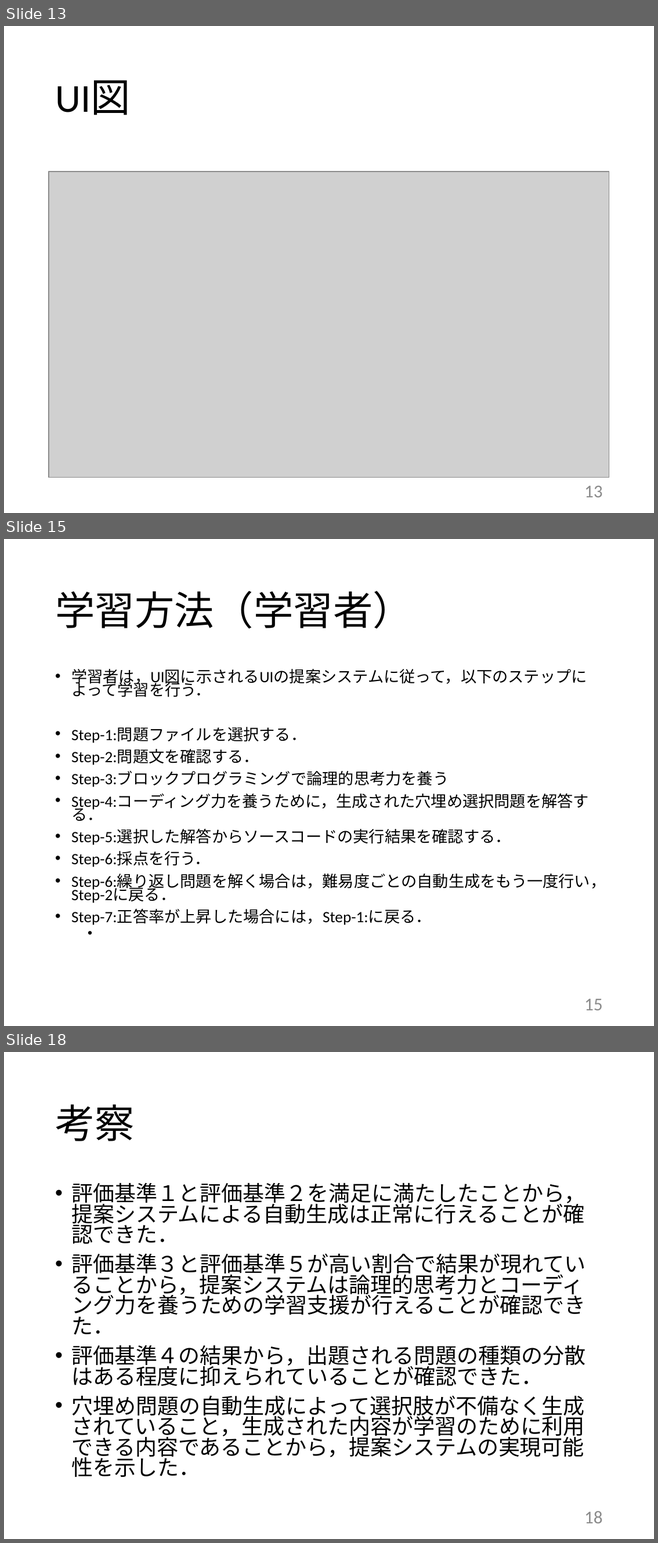
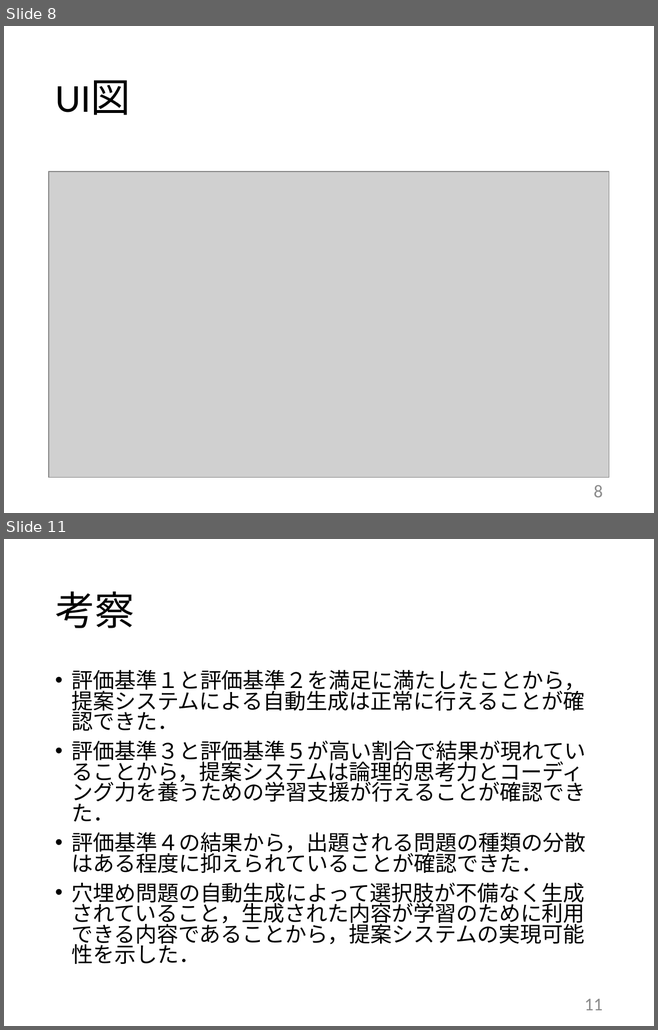
Before and after one commit to kait-takanolab/1821121-shimaoka-thesis, a slide deck: 1821121_shimaoka_thesis.pptx. Shown one above the other, each under a label of ours: slides 13, 15 and 18 before the commit, slides 8 and 11 after it; the slides between them are not shown. The pictures are 658x1543 and 658x1030 pixels, drawn with LibreOffice and Linux fonts; fonts in the diff are those of the drawing; grey boxes stand for pictures. Boxes give left, top, right and bottom in pixels: in the first picture for what was removed or moved away, otherwise in the second. Text is boxed around its words. In the diff, an @@ line names an element or a change of style, - is before the commit and + after.

```diff
--- a/1821121_shimaoka_thesis.pptx
+++ b/1821121_shimaoka_thesis.pptx
@@ slide 15 removed at (x1=4, y1=539, x2=654, y2=1026), background #FFFFFF @@
@@ title removed at (x1=55, y1=591, x2=412, y2=629) @@
-学習方法（学習者）
@@ text removed at (x1=71, y1=669, x2=605, y2=925) @@
-• 学習者は，UI図に示されるUIの提案システムに従って，以下のステップによって学習を行う．
-• Step-1:問題ファイルを選択する．
-• Step-2:問題文を確認する．
-• Step-3:ブロックプログラミングで論理的思考力を養う
-• Step-4:コーディング力を養うために，生成された穴埋め選択問題を解答する．
-• Step-5:選択した解答からソースコードの実行結果を確認する．
-• Step-6:採点を行う．
-• Step-6:繰り返し問題を解く場合は，難易度ごとの自動生成をもう一度行い，Step-2に戻る．
-• Step-7:正答率が上昇した場合には，Step-1:に戻る．
@@ page number removed at (x1=584, y1=999, x2=603, y2=1011) @@
-15
@@ what was slide 13 is now slide 8 @@
@@ page number at (x1=593, y1=485, x2=603, y2=498): text changed @@
-13
+8
@@ what was slide 18 is now slide 11 @@
@@ page number at (x1=584, y1=999, x2=603, y2=1011): text changed @@
-18
+11
```
Also in this commit, not shown: 5 slides changed, 6 other slides removed, 4 other files.
